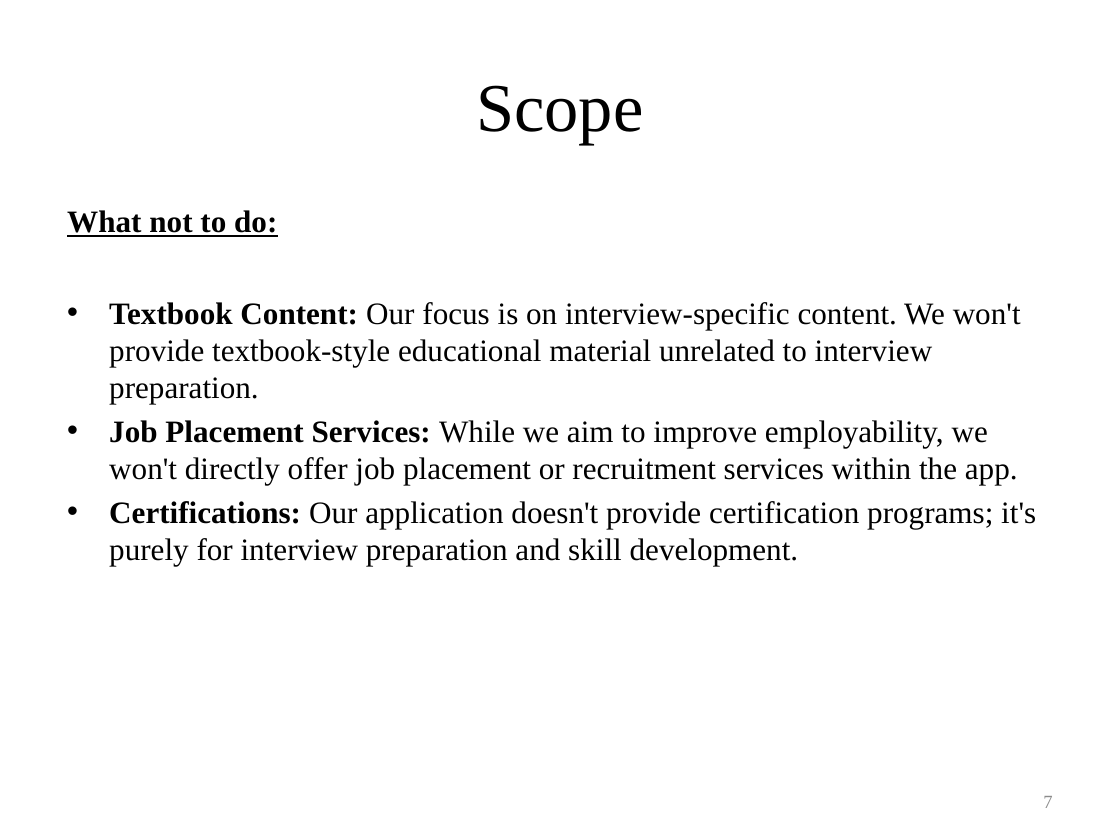
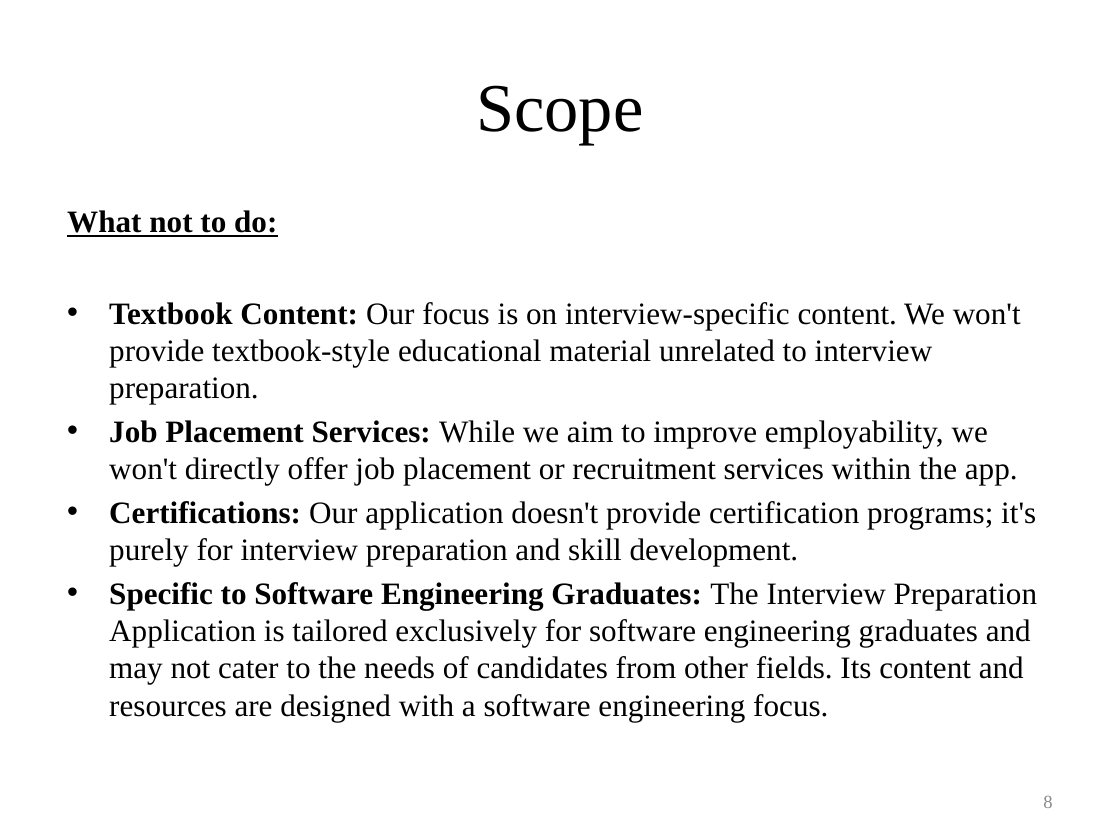
Before and after one commit to HozefaRizvi/InterviewPrepApp, a slide deck: slide 8 of Documentation/10% Documentation/Interview Preparation Application (Presentation).pptm (slide 7 before the commit). Drawn at 1120x840 pixels with LibreOffice and Linux fonts; fonts in the diff are those of the drawing. Boxes give left, top, right and bottom in pixels: in the first picture for what was removed or moved away, otherwise in the second. Text is boxed around its words. In the diff, an @@ line names an element or a change of style, - is before the commit and + after.

```diff
--- a/Documentation/10% Documentation/Interview Preparation Application (Presentation).pptm
+++ b/Documentation/10% Documentation/Interview Preparation Application (Presentation).pptm
@@ text at bbox=[109, 582, 1038, 722]: paragraph added @@
+• Specific to Software Engineering Graduates: The Interview Preparation Application is tailored exclusively for software engineering graduates and may not cater to the needs of candidates from other fields. Its content and resources are designed with a software engineering focus.
@@ page number at bbox=[1043, 795, 1052, 808]: text changed @@
-7
+8
```
Also in this commit, not shown: 2 other slides changed, 1 slide added, 3 other files.
